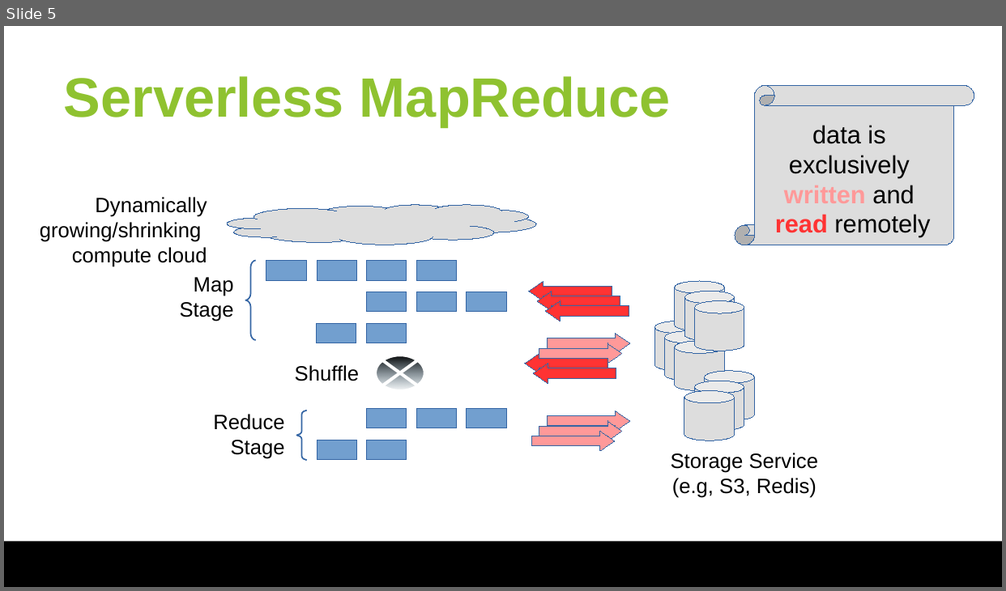
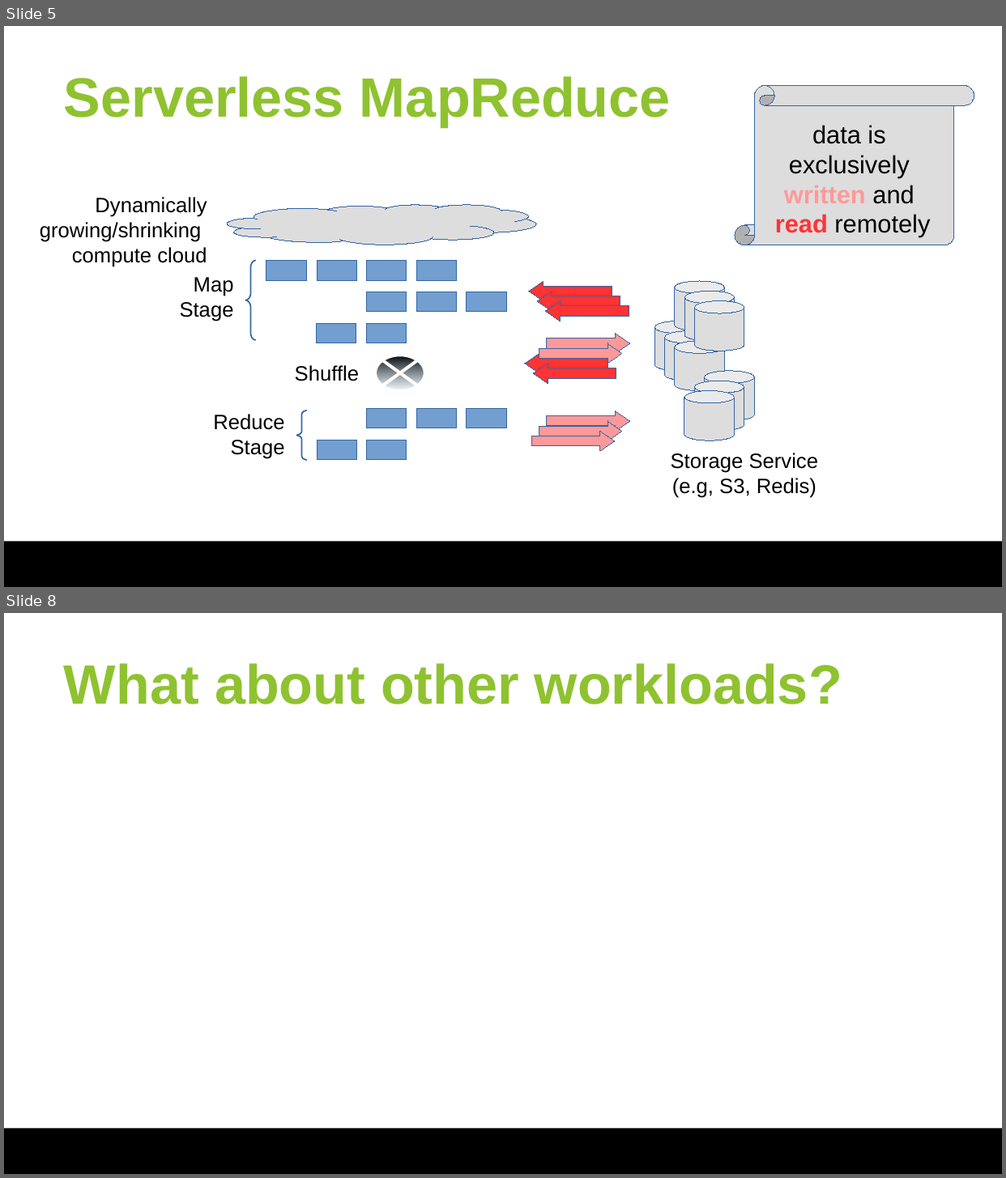
Before and after one commit to huangyibo/spark-summit-18, a slide deck: slides/spark-summit-18.odp. Shown one above the other, each under a label of ours: slide 5 before the commit, slides 5 and 8 after it; the slides between them are not shown. The pictures are 1006x591 and 1006x1178 pixels, drawn with LibreOffice and Linux fonts; fonts in the diff are those of the drawing; background and template pictures are left out. Boxes give left, top, right and bottom in pixels: in the first picture for what was removed or moved away, otherwise in the second. Text is boxed around its words. In the diff, an @@ line names an element or a change of style, - is before the commit and + after.

```diff
--- a/slides/spark-summit-18.odp
+++ b/slides/spark-summit-18.odp
@@ slide 8 added at (4,613,1002,1174), background #FFFFFF; not listed: 1 template element that a slide beside it also shows @@
@@ title added at (64,663,842,705), 40 pt, text #8FC230, bold @@
+What about other workloads?
```
Also in this commit, not shown: 2 slides changed, 3 other slides added.
